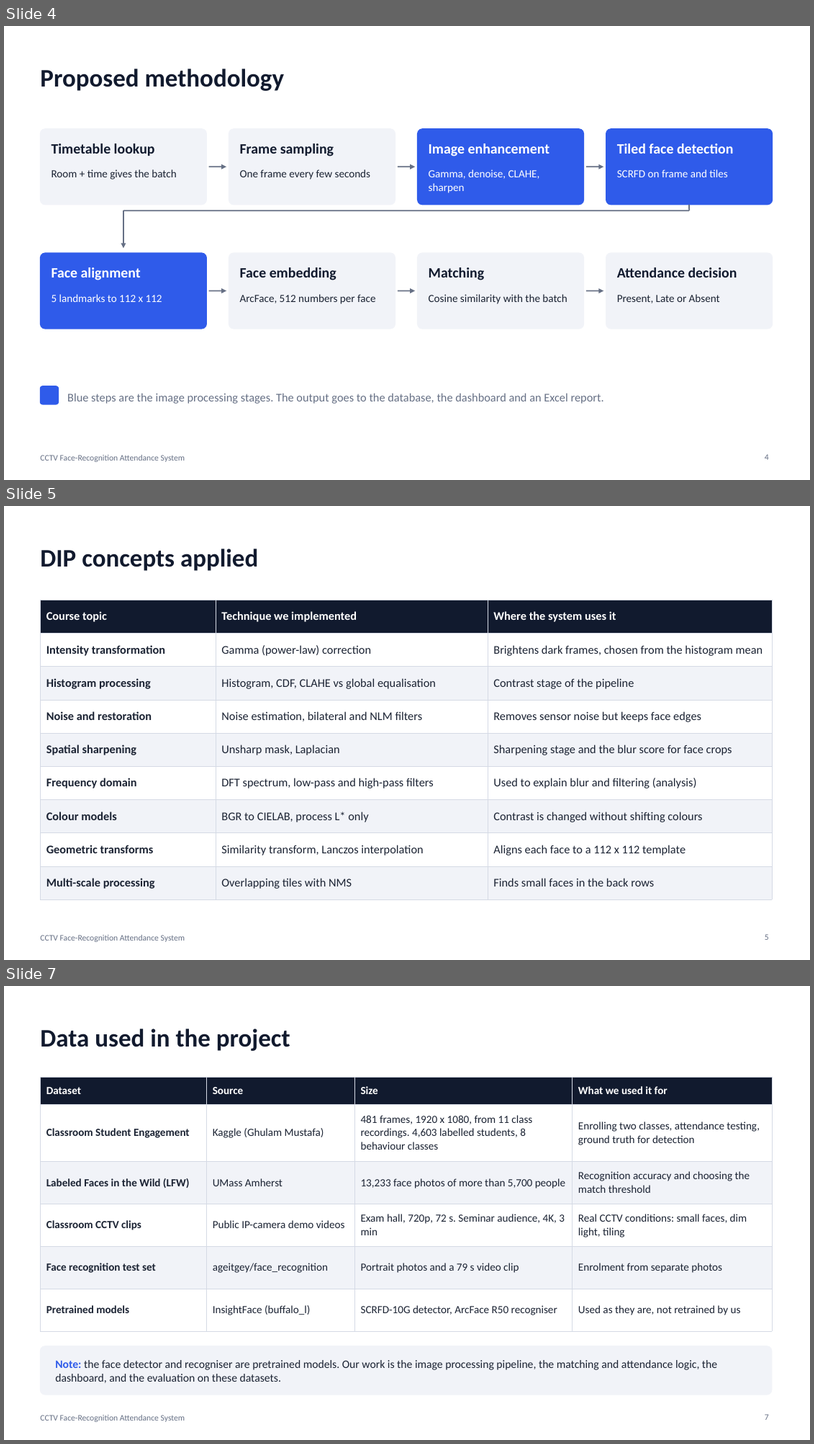
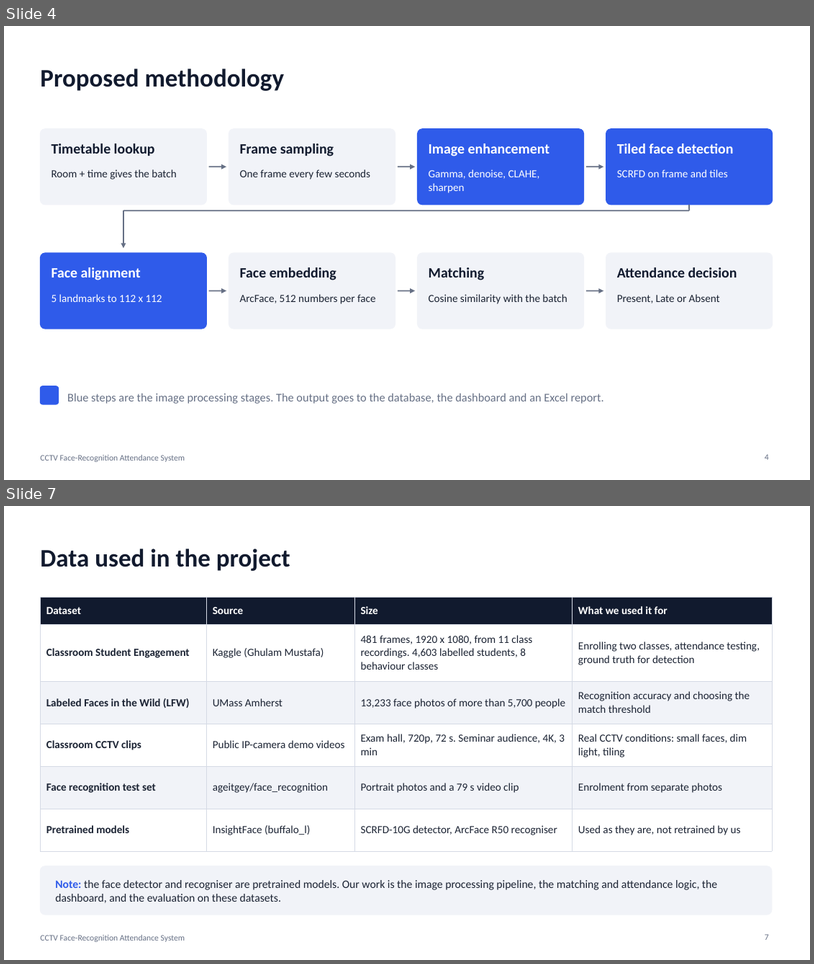
Before and after one commit to anoopsinghrru/cctv-based-attendence-, a slide deck: docs/DIP_Project_Presentation.pptx. Shown one above the other, each under a label of ours: slides 4, 5 and 7 before the commit, slides 4 and 7 after it; the slides between them are not shown. The pictures are 814x1444 and 814x964 pixels, drawn with LibreOffice and Linux fonts; fonts in the diff are those of the drawing. Boxes give left, top, right and bottom in pixels: in the first picture for what was removed or moved away, otherwise in the second. Text is boxed around its words. In the diff, an @@ line names an element or a change of style, - is before the commit and + after.

```diff
--- a/docs/DIP_Project_Presentation.pptx
+++ b/docs/DIP_Project_Presentation.pptx
@@ slide 5 removed at [4, 506, 810, 960], background #FFFFFF; not listed: 1 template element that a slide beside it also shows @@
@@ title removed at [40, 548, 258, 571] @@
-DIP concepts applied
@@ table removed at [40, 600, 772, 891], 9 rows, 3 columns @@
-Course topic | Technique we implemented | Where the system uses it
-Intensity transformation | Gamma (power-law) correction | Brightens dark frames, chosen from the histogram mean
-Histogram processing | Histogram, CDF, CLAHE vs global equalisation | Contrast stage of the pipeline
-Noise and restoration | Noise estimation, bilateral and NLM filters | Removes sensor noise but keeps face edges
-Spatial sharpening | Unsharp mask, Laplacian | Sharpening stage and the blur score for face crops
-Frequency domain | DFT spectrum, low-pass and high-pass filters | Used to explain blur and filtering (analysis)
-Colour models | BGR to CIELAB, process L* only | Contrast is changed without shifting colours
-Geometric transforms | Similarity transform, Lanczos interpolation | Aligns each face to a 112 x 112 template
-Multi-scale processing | Overlapping tiles with NMS | Finds small faces in the back rows
@@ page number removed at [765, 934, 769, 939] @@
-5
```
Also in this commit, not shown: 4 slides changed, 4 slides added, 30 other files.
